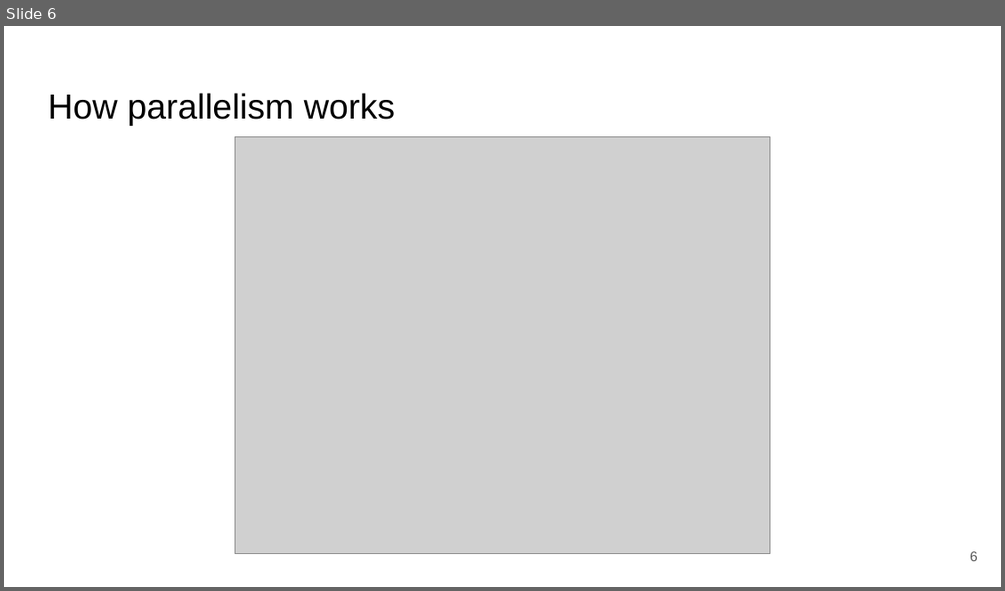
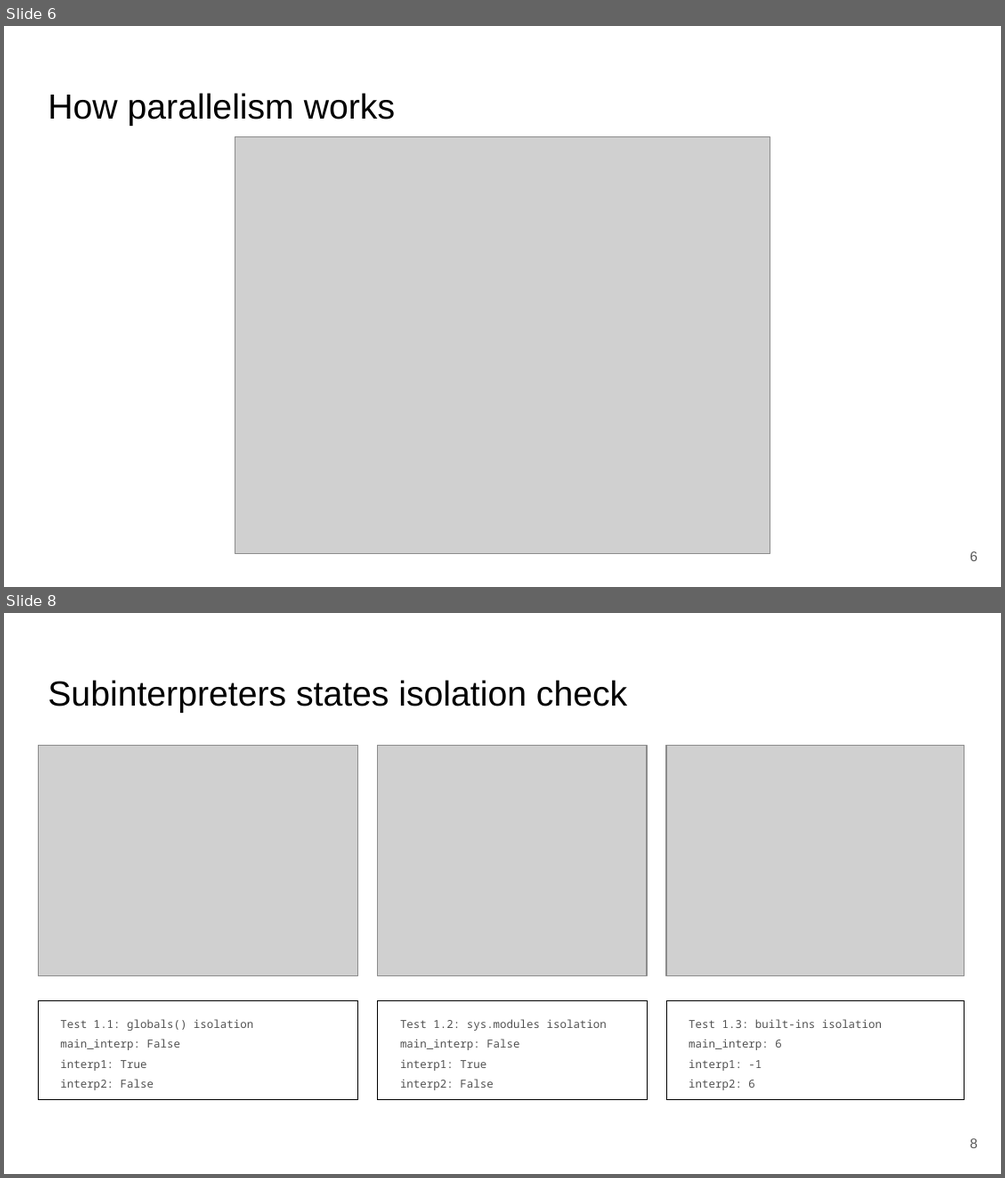
Before and after one commit to SSStas/mipt-python-course, a slide deck: subinterpreters_project/Subinterpreters.pptx. Shown one above the other, each under a label of ours: slide 6 before the commit, slides 6 and 8 after it; the slides between them are not shown. The pictures are 1005x591 and 1005x1178 pixels, drawn with LibreOffice and Linux fonts; fonts in the diff are those of the drawing; grey boxes stand for pictures. Boxes give left, top, right and bottom in pixels: in the first picture for what was removed or moved away, otherwise in the second. Text is boxed around its words. In the diff, an @@ line names an element or a change of style, - is before the commit and + after.

Commit message:
Fixed presentation; added subinterpreters isolation check

```diff
--- a/subinterpreters_project/Subinterpreters.pptx
+++ b/subinterpreters_project/Subinterpreters.pptx
@@ slide 8 added at (4,613,1001,1174), background #FFFFFF @@
@@ title added at (48,680,627,713), 25.2 pt, text #000000 @@
+Subinterpreters states isolation check
@@ picture added at (38,746,358,976) @@
@@ picture added at (378,746,647,976) @@
@@ picture added at (666,746,964,976) @@
@@ text added at (38,1001,358,1100), outline #000000 0.75 pt, 8 pt, text #515151 @@
+Test 1.1: globals() isolation
+main_interp: False
+interp1: True
+interp2: False
@@ rectangle added at (378,1001,647,1100), outline #000000 0.75 pt, 8 pt, text #515151 @@
+Test 1.2: sys.modules isolation
+main_interp: False
+interp1: True
+interp2: False
@@ rectangle added at (666,1001,964,1100), outline #000000 0.75 pt, 8 pt, text #515151 @@
+Test 1.3: built-ins isolation
+main_interp: 6
+interp1: -1
+interp2: 6
@@ page number added at (970,1138,978,1148), 10 pt, text #595959 @@
+8
```
Also in this commit, not shown: 19 slides changed, 2 other slides added, 1 slide removed, 7 other files.
